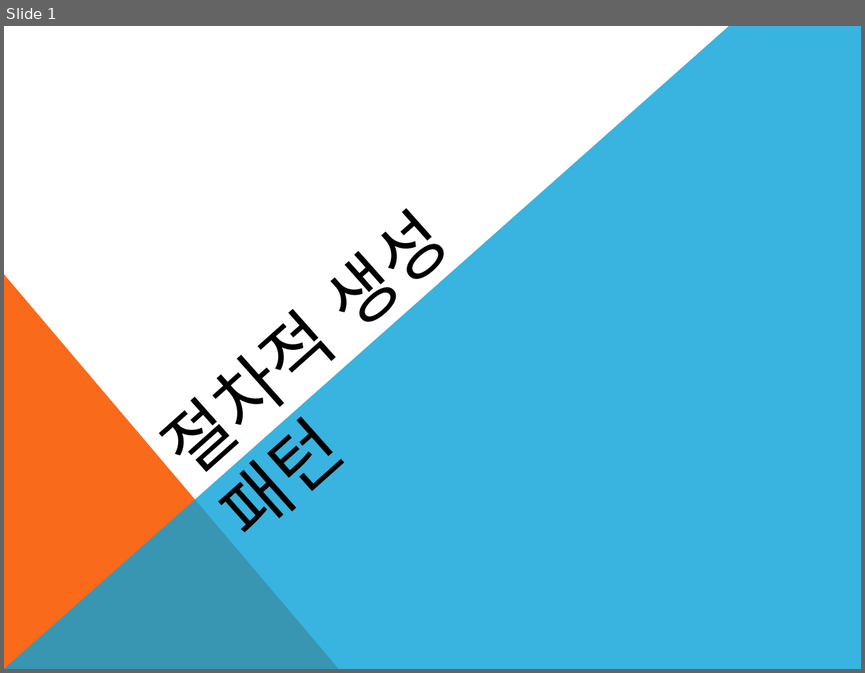
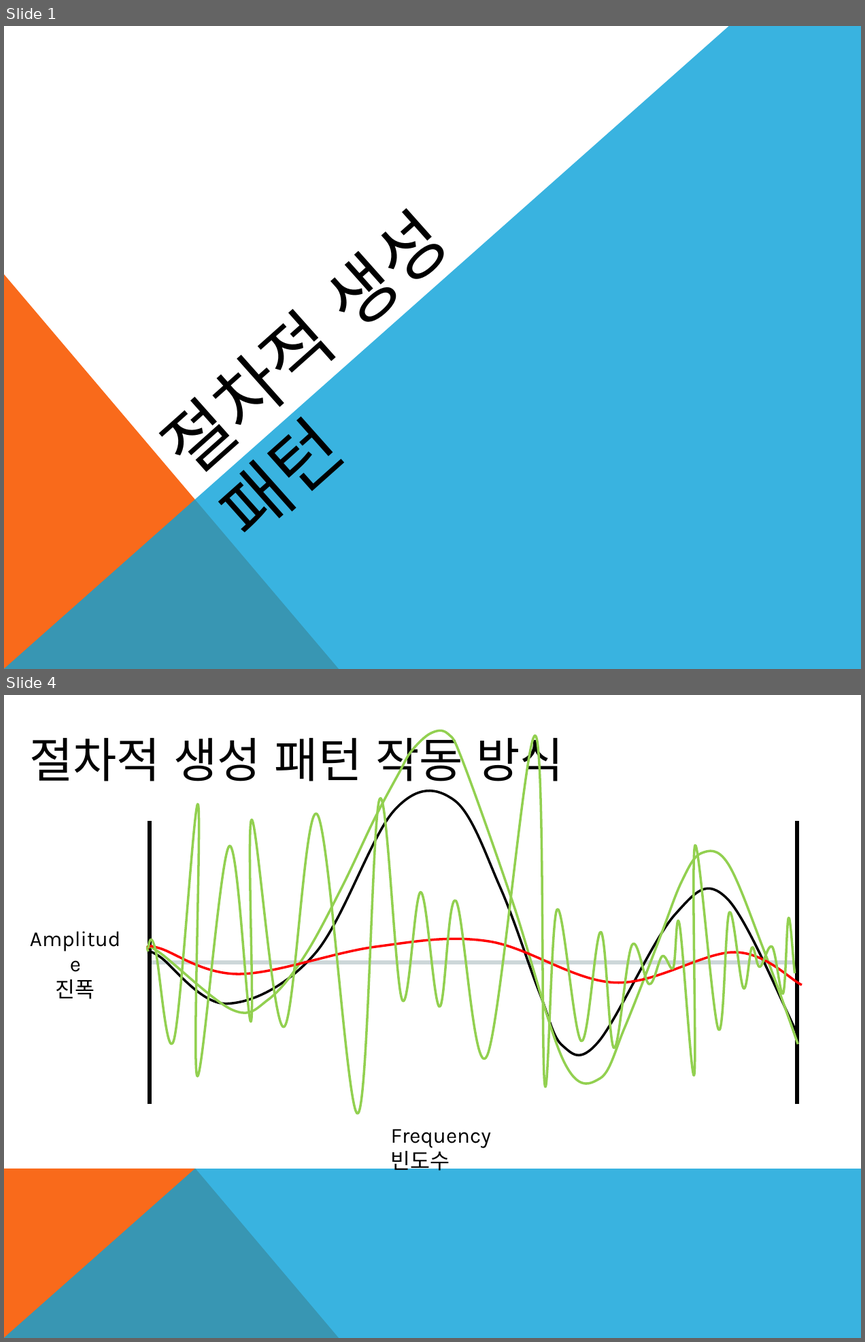
Before and after one commit to yhoneybee/2022Study, a slide deck: 영훈/절차적 생성 패턴.pptx. Shown one above the other, each under a label of ours: slide 1 before the commit, slides 1 and 4 after it; the slides between them are not shown. The pictures are 865x673 and 865x1342 pixels, drawn with LibreOffice and Linux fonts; fonts in the diff are those of the drawing. Boxes give left, top, right and bottom in pixels: in the first picture for what was removed or moved away, otherwise in the second. Text is boxed around its words. In the diff, an @@ line names an element or a change of style, - is before the commit and + after.

```diff
--- a/영훈/절차적 생성 패턴.pptx
+++ b/영훈/절차적 생성 패턴.pptx
@@ slide 4 added at [4, 695, 861, 1338], background #FFFFFF @@
@@ text added at [29, 730, 564, 790], 40 pt, text #000000 @@
+절차적 생성 패턴 작동 방식
@@ freeform shape added at [147, 731, 798, 1084], outline #92D050 2 pt @@
@@ freeform shape added at [148, 735, 795, 1113], outline #92D050 2 pt @@
@@ freeform shape added at [149, 791, 798, 1055], outline #000000 2 pt @@
@@ line added from (150, 1104) to (150, 821), #000000 3.75 pt @@
@@ line added from (797, 1104) to (797, 821), #000000 3.75 pt @@
@@ freeform shape added at [148, 938, 802, 985], outline #FF0000 2 pt @@
@@ text added at [56, 979, 95, 999], 18 pt, text #000000 @@
+Amplitude
+진폭
@@ line added from (149, 962) to (797, 962), #CDD7D9 3.75 pt @@
@@ text added at [391, 1129, 491, 1174], 18 pt, text #000000 @@
+Frequency 빈도수
@@ freeform shape added at [4, 1168, 339, 1338], fill #F96A1B @@
@@ freeform shape added at [4, 1168, 861, 1338], fill #08A1D9 at 80% opacity @@
```
Also in this commit, not shown: 4 other slides added, 1 slide removed, 1 other file.
